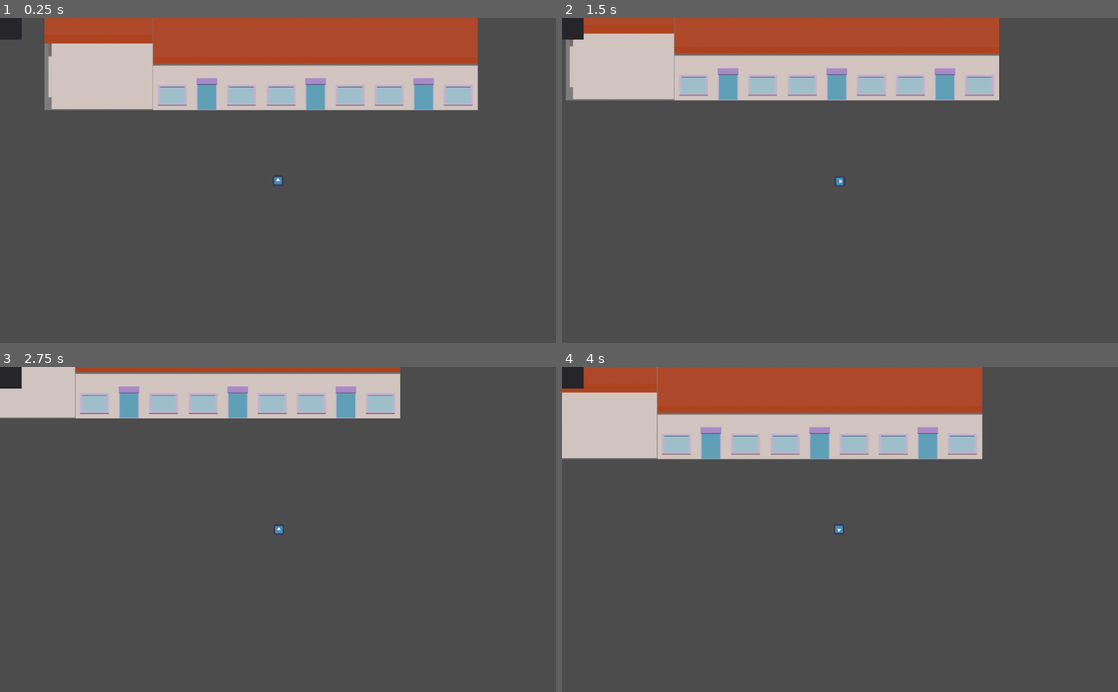
Above: before the commit, frames 1-4 (two rows, left to right).
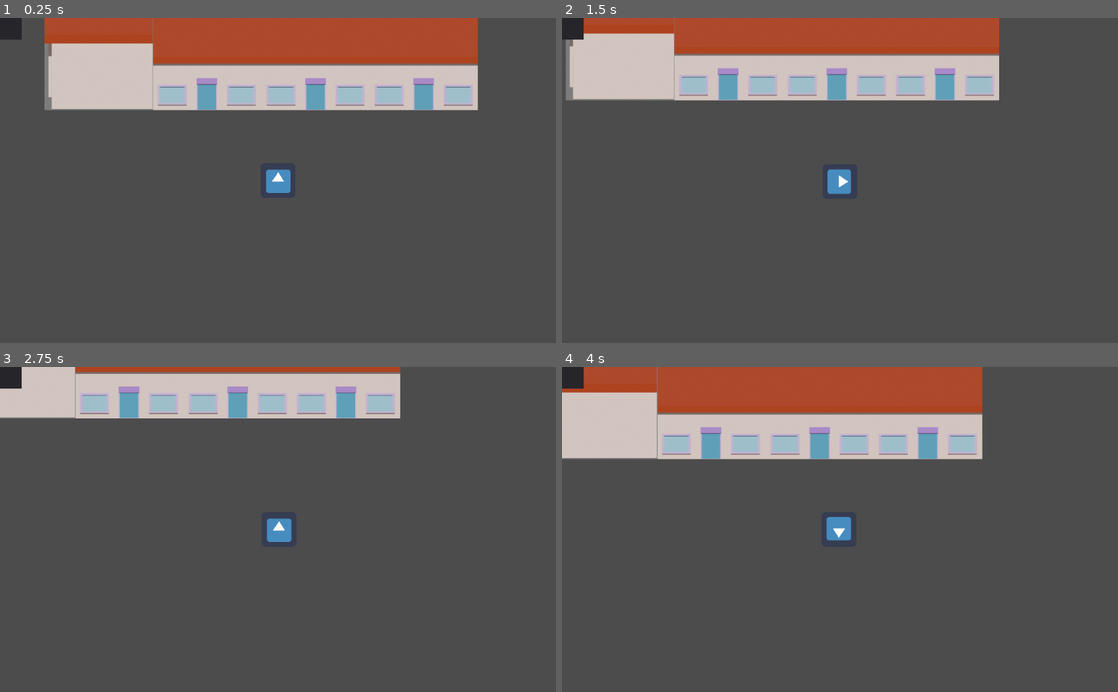
Above: after the commit, the same moments.

Repository: kzadorAT/GlobalGameJam21
Game: Godot game, scene res://scenes/Game.tscn
The game is run twice, just before and just after one commit, with the same random seed, the same clock (stepped at 60 frames per second) and the same inputs. The engine's default icon, where the game draws it, is replaced by a stand-in: a white triangle on a blue panel in a dark square.
Inputs:
- Up to frame 1 (0.25 s): no input
- Up to frame 2 (1.5 s): tap Enter at 0.5 s; hold Right (ui_right) 0.53-1.28 s; hold Down (ui_down) from 1.28 s (still down)
- Up to frame 3 (2.75 s): release Down (ui_down) at 2.03 s; hold Right (ui_right) from 2.03 s (still down)
- Up to frame 4 (4 s): release Right (ui_right) at 2.78 s; hold Up (ui_up) 2.78-3.53 s; hold Left (ui_left) from 3.53 s (still down)

The runs differ from the first frame. In frame 1, 0.3% of the frame differs, in the area x 47-53%, y 46-54%; in frame 2, 0.3%, in the area x 47-52%, y 46-55%; in frame 3, 0.3%; in frame 4, 0.3%.

Commit message:
deteccion del jugador de parte dle gato

Diff:
--- a/scenes/gato.tscn
+++ b/scenes/gato.tscn
@@ -11,8 +11,10 @@
 [ext_resource path="res://resources/ronroneo.wav" type="AudioStream" id=9]
 [ext_resource path="res://scripts/gato.gd" type="Script" id=10]
 [ext_resource path="res://scripts/bot.gd" type="Script" id=11]
+[ext_resource path="res://scripts/player_detector.gd" type="Script" id=12]
 
 [sub_resource type="CircleShape2D" id=1]
+radius = 40.0
 
 [sub_resource type="Animation" id=2]
 resource_name = "caminar"
@@ -126,24 +128,45 @@
 "update": 1,
 "values": [ true ]
 }
+tracks/9/type = "value"
+tracks/9/path = NodePath("Skeleton2D/hips:position")
+tracks/9/interp = 1
+tracks/9/loop_wrap = true
+tracks/9/imported = false
+tracks/9/enabled = true
+tracks/9/keys = {
+"times": PoolRealArray( 0 ),
+"transitions": PoolRealArray( 1 ),
+"update": 0,
+"values": [ Vector2( 60.8099, 30.3297 ) ]
+}
 
 [sub_resource type="Animation" id=3]
 resource_name = "pose"
 
-[node name="gato" type="KinematicBody2D"]
+[sub_resource type="CircleShape2D" id=4]
+radius = 40.0
+
+[sub_resource type="CircleShape2D" id=5]
+radius = 200.0
+
+[node name="gato" type="KinematicBody2D" groups=[
+"gatos",
+]]
 script = ExtResource( 10 )
 
 [node name="CollisionShape2D" type="CollisionShape2D" parent="."]
 shape = SubResource( 1 )
 
 [node name="poligons" type="Node2D" parent="."]
+scale = Vector2( 0.5, 0.5 )
 __meta__ = {
 "_edit_group_": true,
 "_edit_lock_": true
 }
 
 [node name="pata_t_d" type="Polygon2D" parent="poligons"]
-position = Vector2( -89.9807, 89.9807 )
+position = Vector2( -358.533, -228.452 )
 rotation = -0.265526
 color = Color( 0.305882, 0.235294, 0.235294, 1 )
 texture = ExtResource( 7 )
@@ -153,7 +176,7 @@
 bones = [ NodePath("hips"), PoolRealArray( 0, 0, 0, 0 ), NodePath("hips/cola"), PoolRealArray( 0, 0, 0, 0 ), NodePath(" …(454 unchanged characters)…
 
 [node name="pata_f_d" type="Polygon2D" parent="poligons"]
-position = Vector2( -127.399, 74.8355 )
+position = Vector2( -395.951, -243.597 )
 rotation = -0.227705
 color = Color( 0.478431, 0.356863, 0.356863, 1 )
 texture = ExtResource( 7 )
@@ -163,6 +186,7 @@
 bones = [ NodePath("hips"), PoolRealArray( 0, 0, 0, 0 ), NodePath("hips/cola"), PoolRealArray( 0, 0, 0, 0 ), NodePath(" …(454 unchanged characters)…
 
 [node name="cola" type="Polygon2D" parent="poligons"]
+position = Vector2( -268.552, -318.433 )
 texture = ExtResource( 8 )
 skeleton = NodePath("../../Skeleton2D")
 polygon = PoolVector2Array( 323.445, 343.062, 335.407, 336.842, 358.373, 335.885, 380.861, 320.574, 387.081, 296.651, 3 …(196 unchanged characters)…
@@ -170,6 +194,7 @@
 bones = [ NodePath("hips"), PoolRealArray( 0, 0, 0, 0, 0, 0, 0, 0, 0, 0, 0, 0, 0, 0, 0, 0 ), NodePath("hips/cola"), Poo …(814 unchanged characters)…
 
 [node name="cuerpo" type="Polygon2D" parent="poligons"]
+position = Vector2( -268.552, -318.433 )
 color = Color( 0.254902, 0.231373, 0.231373, 1 )
 texture = ExtResource( 4 )
 skeleton = NodePath("../../Skeleton2D")
@@ -178,6 +203,7 @@
 bones = [ NodePath("hips"), PoolRealArray( 0, 0, 0, 0, 0, 0 ), NodePath("hips/cola"), PoolRealArray( 0, 0, 0, 0, 0, 0 ) …(514 unchanged characters)…
 
 [node name="cabeza" type="Polygon2D" parent="poligons"]
+position = Vector2( -268.552, -318.433 )
 color = Color( 0.537255, 0.435294, 0.435294, 1 )
 texture = ExtResource( 3 )
 skeleton = NodePath("../../Skeleton2D")
@@ -186,6 +212,7 @@
 bones = [ NodePath("hips"), PoolRealArray( 0, 0, 0, 0, 0, 0, 0 ), NodePath("hips/cola"), PoolRealArray( 0, 0, 0, 0, 0,  …(544 unchanged characters)…
 
 [node name="oreja_e" type="Polygon2D" parent="poligons"]
+position = Vector2( -268.552, -318.433 )
 texture = ExtResource( 5 )
 skeleton = NodePath("../../Skeleton2D")
 polygon = PoolVector2Array( 112.766, 172.34, 118.617, 106.383, 155.319, 93.617, 351.596, 85.6383, 377.66, 141.489, 376.064, 193.617, 111.17, 197.872 )
@@ -193,6 +220,7 @@
 bones = [ NodePath("hips"), PoolRealArray( 0, 0, 0, 0, 0, 0, 0 ), NodePath("hips/cola"), PoolRealArray( 0, 0, 0, 0, 0,  …(544 unchanged characters)…
 
 [node name="oreja_i" type="Polygon2D" parent="poligons"]
+position = Vector2( -268.552, -318.433 )
 texture = ExtResource( 2 )
 skeleton = NodePath("../../Skeleton2D")
 polygon = PoolVector2Array( 133.136, 118.935, 360.947, 111.834, 360.947, 182.84, 130.769, 186.391 )
@@ -200,6 +228,7 @@
 bones = [ NodePath("hips"), PoolRealArray( 0, 0, 0, 0 ), NodePath("hips/cola"), PoolRealArray( 0, 0, 0, 0 ), NodePath(" …(454 unchanged characters)…
 
 [node name="hocico" type="Polygon2D" parent="poligons"]
+position = Vector2( -268.552, -318.433 )
 texture = ExtResource( 1 )
 skeleton = NodePath("../../Skeleton2D")
 polygon = PoolVector2Array( 234.043, 214.362, 260.106, 213.83, 278.723, 234.043, 275.532, 268.617, 243.085, 281.915, 213.83, 275, 203.191, 246.809, 211.702, 224.468 )
@@ -207,6 +236,7 @@
 bones = [ NodePath("hips"), PoolRealArray( 0, 0, 0, 0, 0, 0, 0, 0 ), NodePath("hips/cola"), PoolRealArray( 0, 0, 0, 0,  …(574 unchanged characters)…
 
 [node name="ojos" type="Polygon2D" parent="poligons"]
+position = Vector2( -268.552, -318.433 )
 color = Color( 0.113725, 0.192157, 0.501961, 1 )
 texture = ExtResource( 6 )
 skeleton = NodePath("../../Skeleton2D")
@@ -215,7 +245,7 @@
 bones = [ NodePath("hips"), PoolRealArray( 0, 0, 0, 0, 0, 0, 0 ), NodePath("hips/cola"), PoolRealArray( 0, 0, 0, 0, 0,  …(544 unchanged characters)…
 
 [node name="pata_t_i" type="Polygon2D" parent="poligons"]
-position = Vector2( -88.8473, 134.991 )
+position = Vector2( -357.399, -183.442 )
 rotation = -0.38196
 color = Color( 0.239216, 0.129412, 0.129412, 1 )
 texture = ExtResource( 7 )
@@ -225,7 +255,7 @@
 bones = [ NodePath("hips"), PoolRealArray( 0, 0, 0, 0 ), NodePath("hips/cola"), PoolRealArray( 0, 0, 0, 0 ), NodePath(" …(454 unchanged characters)…
 
 [node name="pata_f_i" type="Polygon2D" parent="poligons"]
-position = Vector2( -13.9953, 13.2014 )
+position = Vector2( -282.547, -305.231 )
 color = Color( 0.619608, 0.352941, 0.352941, 1 )
 texture = ExtResource( 7 )
 skeleton = NodePath("../../Skeleton2D")
@@ -235,24 +265,25 @@
 
 [node name="Skeleton2D" type="Skeleton2D" parent="."]
 visible = false
+scale = Vector2( 0.5, 0.5 )
 
 [node name="hips" type="Bone2D" parent="Skeleton2D"]
-position = Vector2( 330.973, 349.228 )
-rest = Transform2D( 1, 0, 0, 1, 330.973, 349.228 )
+position = Vector2( 60.8099, 30.3297 )
+rest = Transform2D( 1, 0, 0, 1, 60.8099, 30.3297 )
 
 [node name="cola" type="Bone2D" parent="Skeleton2D/hips"]
-rotation = 0.00752456
-rest = Transform2D( 1, 0, 0, 1, 0, 0 )
+rotation = 0.0176823
+rest = Transform2D( 0.999844, 0.0176814, -0.0176814, 0.999844, 0, 0 )
 
 [node name="cola_2" type="Bone2D" parent="Skeleton2D/hips/cola"]
 position = Vector2( 38.2269, 5.66324 )
-rotation = 0.136495
-rest = Transform2D( 1, -0.000779292, 0.000779292, 1, 38.2269, 5.66324 )
+rotation = 0.0611597
+rest = Transform2D( 0.99813, 0.0611216, -0.0611216, 0.99813, 38.2269, 5.66324 )
 
 [node name="cola_3" type="Bone2D" parent="Skeleton2D/hips/cola/cola_2"]
 position = Vector2( 35.879, -38.9293 )
-rotation = -1.50129
-rest = Transform2D( -0.0198583, -0.999803, 0.999803, -0.0198583, 35.879, -38.9293 )
+rotation = -1.62977
+rest = Transform2D( -0.0589373, -0.998262, 0.998262, -0.0589373, 35.879, -38.9293 )
 default_length = 40.0
 
 [node name="cuerpo" type="Bone2D" parent="Skeleton2D/hips"]
@@ -260,33 +291,33 @@
 
 [node name="cabeza" type="Bone2D" parent="Skeleton2D/hips/cuerpo"]
 position = Vector2( -89.904, -37.991 )
-rotation = -1.49051
+rotation = -1.5763
 scale = Vector2( 10.5959, 1.65166 )
-rest = Transform2D( -0.0798726, -10.5956, 1.65161, -0.0124503, -89.904, -37.991 )
+rest = Transform2D( -0.0582999, -10.5957, 1.65163, -0.00908763, -89.904, -37.991 )
 
 [node name="pata_f_i" type="Bone2D" parent="Skeleton2D/hips"]
 position = Vector2( -53.459, 19.4924 )
-rotation = 2.00872
+rotation = 2.12257
 scale = Vector2( 3.03977, 0.39413 )
-rest = Transform2D( -0.697988, 2.95855, -0.383599, -0.0904997, -53.459, 19.4924 )
+rest = Transform2D( -1.59344, 2.58866, -0.33564, -0.206602, -53.459, 19.4924 )
 
 [node name="pata_f_d" type="Bone2D" parent="Skeleton2D/hips"]
 position = Vector2( -94.4399, 5.6731 )
-rotation = 1.62479
+rotation = 1.51401
 scale = Vector2( 2.95714, 8.83802 )
-rest = Transform2D( -0.0517328, 2.95669, -8.83667, -0.154614, -94.4399, 5.6731 )
+rest = Transform2D( 0.167834, 2.95237, -8.82377, 0.501606, -94.4399, 5.6731 )
 
 [node name="pata_t_i" type="Bone2D" parent="Skeleton2D/hips"]
 position = Vector2( -16.3518, 10.345 )
-rotation = 1.44198
+rotation = 1.35191
 scale = Vector2( 2.84511, -0.496485 )
-rest = Transform2D( 0.315455, 2.82757, 0.493424, -0.0550485, -16.3518, 10.345 )
+rest = Transform2D( 0.617795, 2.77723, 0.484639, -0.107808, -16.3518, 10.345 )
 
 [node name="pata_t_d" type="Bone2D" parent="Skeleton2D/hips"]
 position = Vector2( -40.7126, 11.3461 )
-rotation = 1.72468
+rotation = 1.80076
 scale = Vector2( 2.87725, 1.28896 )
-rest = Transform2D( -0.48822, 2.83553, -1.27027, -0.218715, -40.7126, 11.3461 )
+rest = Transform2D( -0.655836, 2.80151, -1.25503, -0.293804, -40.7126, 11.3461 )
 
 [node name="AnimationPlayer" type="AnimationPlayer" parent="."]
 anims/caminar = SubResource( 2 )
@@ -297,3 +328,18 @@
 
 [node name="bot" type="Node" parent="."]
 script = ExtResource( 11 )
+gato_path = NodePath("..")
+
+[node name="player_detector" type="Area2D" parent="."]
+script = ExtResource( 12 )
+bot_path = NodePath("../bot")
+
+[node name="CollisionShape2D" type="CollisionShape2D" parent="player_detector"]
+shape = SubResource( 4 )
+
+[node name="vision_lost" type="Area2D" parent="."]
+
+[node name="CollisionShape2D" type="CollisionShape2D" parent="vision_lost"]
+shape = SubResource( 5 )
+[connection signal="area_entered" from="player_detector" to="player_detector" method="_on_player_detector_area_entered"]
+[connection signal="area_exited" from="vision_lost" to="player_detector" method="_on_player_detector_area_exited"]
--- a/scenes/player.tscn
+++ b/scenes/player.tscn
@@ -1,16 +1,30 @@
-[gd_scene load_steps=4 format=2]
+[gd_scene load_steps=6 format=2]
 
 [ext_resource path="res://icon.png" type="Texture" id=1]
 [ext_resource path="res://scripts/player.gd" type="Script" id=2]
+[ext_resource path="res://scripts/detection_area.gd" type="Script" id=3]
 
 [sub_resource type="CircleShape2D" id=1]
+radius = 32.0
+
+[sub_resource type="CircleShape2D" id=2]
+radius = 40.0
 
 [node name="player" type="KinematicBody2D"]
 script = ExtResource( 2 )
 
 [node name="Sprite" type="Sprite" parent="."]
-scale = Vector2( 0.3, 0.3 )
 texture = ExtResource( 1 )
 
 [node name="CollisionShape2D" type="CollisionShape2D" parent="."]
 shape = SubResource( 1 )
+
+[node name="detection_area" type="Area2D" parent="." groups=[
+"detection_area",
+]]
+script = ExtResource( 3 )
+min_radius = 40
+radius_exp = 20
+
+[node name="circle" type="CollisionShape2D" parent="detection_area"]
+shape = SubResource( 2 )
--- a/scripts/bot.gd
+++ b/scripts/bot.gd
@@ -8,7 +8,8 @@
 onready var gato = get_node(gato_path)
 
 ## nav mesh
-var navigator
+export var nav_path : NodePath
+onready var navigator = get_node(nav_path)
 var escape_path = []
 var random_point = Vector2(0,0)
 
@@ -78,23 +79,25 @@
 	# si escape del jugador
 	if !player_near:
 		# limpio y salgo del estado
-		escape_path.clear()
+		escape_path = []
 		pop_state()
 		return
 
 	# calculo un path si no lo tengo
 	if escape_path.size() == 0:
-		escape_path = navigator.get_simple_path(gato.global_position, random_point)
+		# posicion random a 500 px de donde se encuentra el gato
+		random_point = gato.global_position + Vector2(randf(), randf()).normalized() * 500
+		escape_path = navigator.get_simple_path(gato.global_position, navigator.get_closest_point(random_point))
 	# si llegue a un punto en el path lo borro
-	if escape_path.front().distance_to(gato.global_position) < gato.run_speed * get_process_delta_time():
-		escape_path.pop_front()
+	if escape_path[0].distance_to(gato.global_position) < gato.run_speed * get_process_delta_time():
+		escape_path.remove(0)
 		# si me quedara sin puntos recalculo en el siguiente frame
 		# (o simplemente podria volver a llamar a escaping de manera recursiva, pero no me gusta)
 		if escape_path.size() == 0:
 			return
 	else:
 		# me muevo hacia el siguiente punto en mi path
-		gato.run(gato.to_local(escape_path.front()).normalized())
+		gato.run(gato.to_local(escape_path[0]).normalized())
 
 
 # atraido por un juguete o comida
@@ -116,3 +119,15 @@
 	pass
 
 #==========================
+
+func add_player(_player, toy = false):
+	player = _player
+	player_near = true
+	player_toy = toy
+	pass
+
+func remove_player():
+	player = null
+	player_near = false
+	player_toy = false
+	pass
--- /dev/null
+++ b/scripts/detection_area.gd
@@ -0,0 +1,34 @@
+extends Area2D
+
+onready var circle = get_node("circle")
+export var max_radius = 100
+export var min_radius = 20
+export var radius_exp = 10
+var radius : float
+var previous_pos = Vector2.ZERO
+# Called when the node enters the scene tree for the first time.
+func _ready():
+	previous_pos = global_position
+	circle.shape.radius = max_radius
+	radius = min_radius
+	pass # Replace with function body.
+
+
+# Called every frame. 'delta' is the elapsed time since the previous frame.
+func _process(delta):
+	if previous_pos != global_position:
+		previous_pos = global_position
+		radius = radius + radius_exp * delta if radius < max_radius else max_radius
+	else:
+		radius = radius - radius_exp * 4 * delta if radius > min_radius else min_radius
+	# circle.shape.radius = floor(radius)
+
+
+func get_player():
+	return get_parent()
+
+
+# func _on_detection_area_body_entered(body):
+# 	print("detecto algo")
+# 	if body.is_in_group("gatos"):
+# 		print("un gato me escucho")
--- a/scripts/manager.gd
+++ b/scripts/manager.gd
@@ -17,6 +17,7 @@
 
 
 func _ready():
+	randomize()
 	start_game()
 	pass
 
--- a/scripts/player.gd
+++ b/scripts/player.gd
@@ -4,7 +4,7 @@
 
 
 export var speed = 100
-
+var toy = false
 
 # Called when the node enters the scene tree for the first time.
 func _ready():
@@ -16,9 +16,13 @@
 	direction = direction.normalized() * speed
 	direction = move_and_slide(direction)
 	# por si esta caminando contra una pared
-	if direction != Vector2.ZERO:
-		emit_signal("is_moving")
+	# if direction != Vector2.ZERO:
+	# 	emit_signal("is_moving")
 
 
 func catch():
 	pass
+
+
+func has_toy():
+	return toy
--- /dev/null
+++ b/scripts/player_detector.gd
@@ -0,0 +1,36 @@
+extends Area2D
+
+
+# Declare member variables here. Examples:
+export var bot_path : NodePath
+onready var bot = get_node(bot_path)
+var areas = []
+var areas_flags = []
+
+func _process(_delta):
+	for i in range(areas.size()):
+		if global_position.distance_to(areas[i].global_position) < areas[i].radius:
+			if !areas_flags[i]:
+				areas_flags[i] = true
+				var _player = areas[i].get_player()
+				bot.add_player(_player, _player.has_toy())
+
+			pass
+
+
+func _on_player_detector_area_entered(area):
+	if area.is_in_group("detection_area"):
+		areas.append(area)
+		areas_flags.append(false)
+		# var _player = area.get_player()
+		# bot.add_player(_player, _player.has_toy())
+
+
+func _on_player_detector_area_exited(area):
+	if areas.has(area):
+		var i = areas.find(area)
+		areas.erase(area)
+		areas_flags.remove(i)
+		bot.remove_player()
+	# if area.is_in_group("detection_area"):
+	# 	bot.remove_player()
Not shown: 1 places in scenes/gato.tscn that only renumber resources
